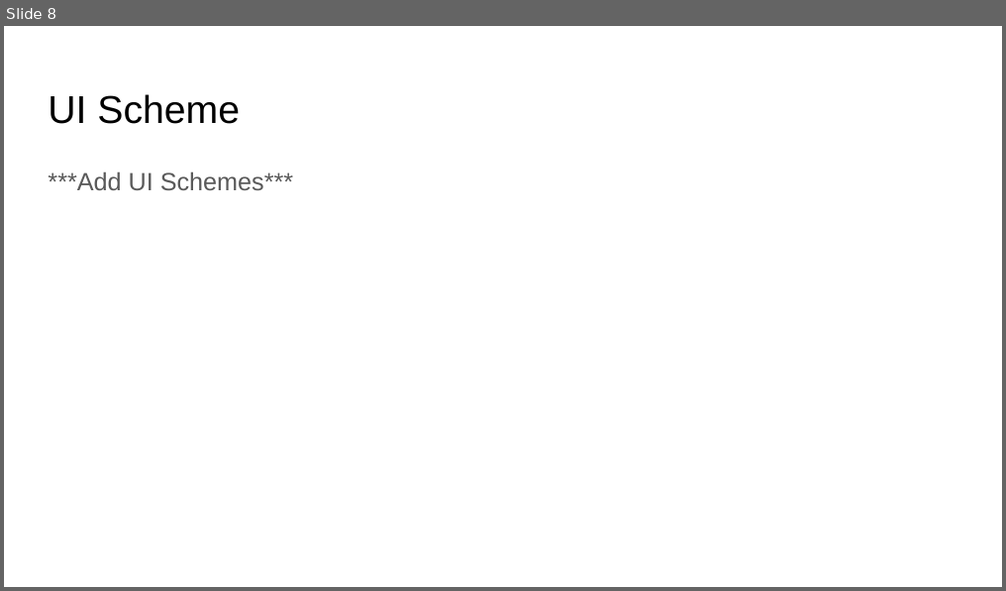
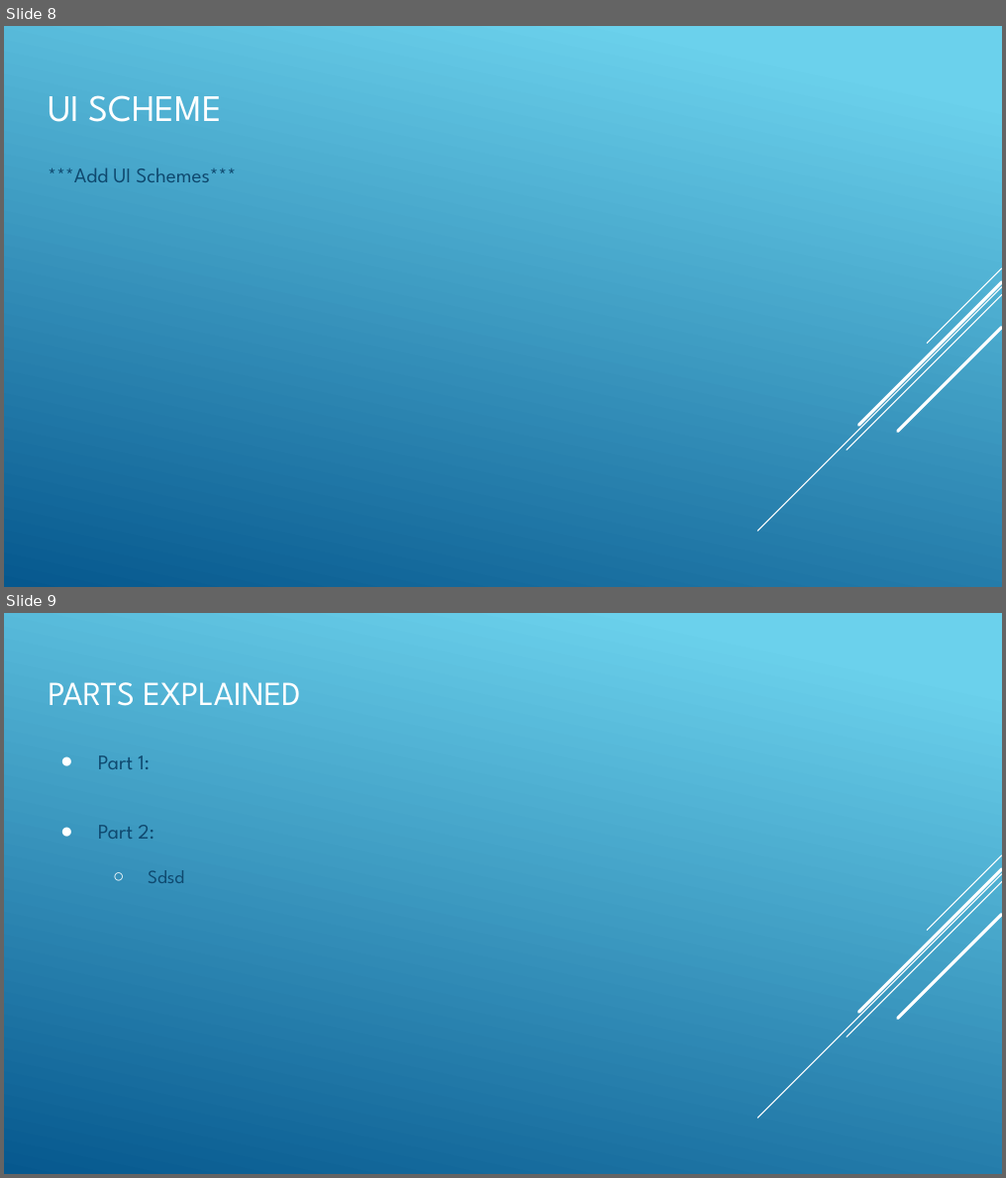
Before and after one commit to anatbal/musical_public, a slide deck: presentation/Paintable Harmony.pptx. Shown one above the other, each under a label of ours: slide 8 before the commit, slides 8 and 9 after it. The pictures are 1006x591 and 1006x1178 pixels, drawn with LibreOffice and Linux fonts; fonts in the diff are those of the drawing. Boxes give left, top, right and bottom in pixels: in the first picture for what was removed or moved away, otherwise in the second. Text is boxed around its words. In the diff, an @@ line names an element or a change of style, - is before the commit and + after.

```diff
--- a/presentation/Paintable Harmony.pptx
+++ b/presentation/Paintable Harmony.pptx
@@ slide 9 added at [4, 613, 1002, 1174], background gradient #6ED2EB to #06588E; not listed: 5 template elements that a slide beside it also shows @@
@@ title added at [48, 682, 300, 706], 24.3 pt, text #FFFFFF @@
+PARTS EXPLAINED
@@ text added at [98, 756, 184, 883], 15 pt, text #0F496F @@
+● Part 1:
+● Part 2:
+  ○ Sdsd
@@ slide 8 changed as well @@
@@ background #FFFFFF to gradient #6ED2EB to #06588E @@
@@ title at [48, 95, 222, 122]: text changed; size 28 to 27 pt; font Arial to League Spartan; text colour #000000 to #FFFFFF @@
-UI Scheme
+UI SCHEME
@@ text "***Add UI Schemes***" at [48, 169, 236, 182]: size 18 to 15 pt, font Arial to League Spartan, text colour #595959 to #0F496F; line spacing 1.15 to 1 @@
@@ group added at [757, 269, 1002, 531]: 5 lines @@
```
Also in this commit, not shown: 9 other slides changed.
